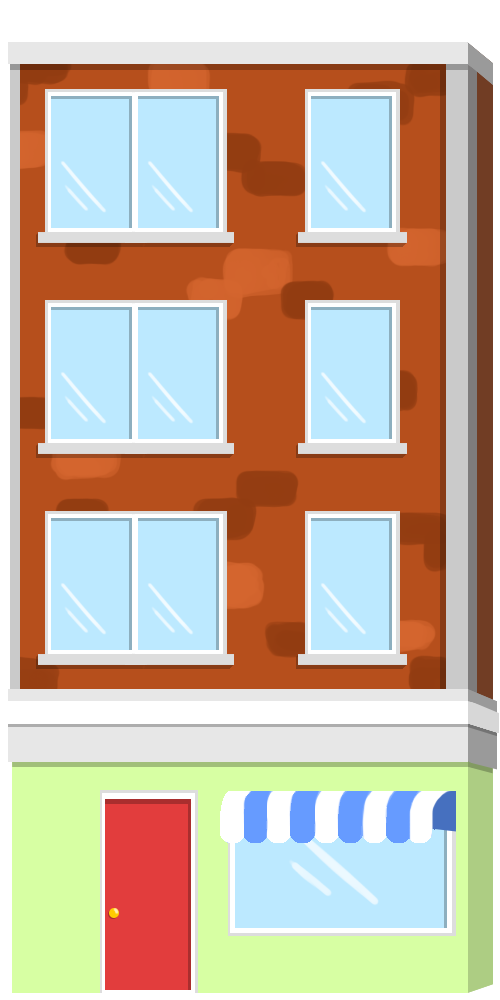
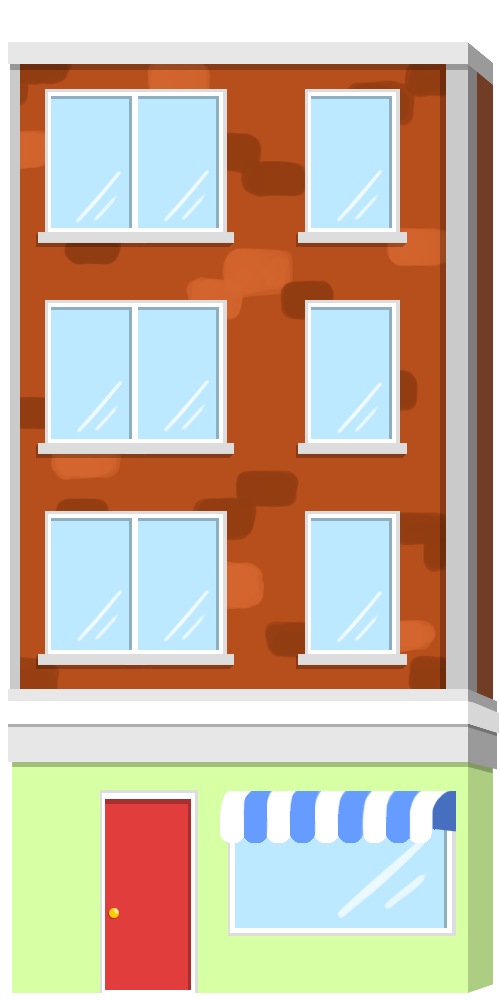
The second 500px x 1000px image is a revision of the first. Changes to its layers:
painted on "Layer 28" (1st of 9, in "floor windows copy" › "window copy") over [147, 372, 210, 432]
painted on "Layer 28" (2nd of 9, in "floor windows copy" › "window copy 2") over [60, 372, 123, 433]
painted on "Layer 28" (3rd of 9, in "floor windows copy" › "window") over [320, 372, 383, 434]
painted on "Layer 28" (4th of 9, in "floor windows copy 2" › "window copy") over [147, 161, 210, 222]
painted on "Layer 28" (5th of 9, in "floor windows copy 2" › "window copy 2") over [60, 161, 122, 223]
painted on "Layer 28" (6th of 9, in "floor windows copy 2" › "window") over [320, 161, 383, 222]
painted on "Layer 28" (7th of 9, in "floor windows" › "window copy") over [147, 583, 210, 642]
painted on "Layer 28" (8th of 9, in "floor windows" › "window copy 2") over [60, 583, 123, 642]
painted on "Layer 28" (9th of 9, in "floor windows" › "window") over [320, 583, 383, 643]
painted on "Layer 15" over [289, 840, 427, 918]
